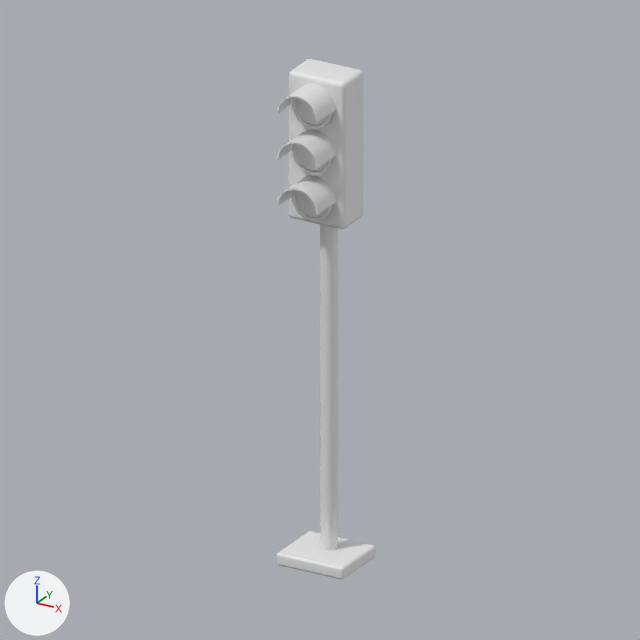
The Blender file Modelos_Blender/Semaforo_via.blend: old version first, new version second.
One viewpoint serves both versions: the file's camera 'Vista_previa'. Lighting does not change. The marker at lower left points along +X, +Y and +Z. The picture after the commit comes second.

The older version as bpy lines, for what is in view:
```python
ob_aro_lente = bpy.data.objects.new('Aro lente', me_torus)
ob_aro_lente.location = (0.0, -0.15, 2.09)
ob_aro_lente.rotation_euler = (1.571, 0.0, 0.0)  # degrees (90, 0, 0)
ob_aro_lente_001 = bpy.data.objects.new('Aro lente.001', me_torus_001)
ob_aro_lente_001.location = (0.0, -0.15, 2.35)
ob_aro_lente_001.rotation_euler = (1.571, 0.0, 0.0)  # degrees (90, 0, 0)
ob_lente = bpy.data.objects.new('Lente', me_cylinder_003)
ob_lente.location = (0.0, -0.13, 2.09)
ob_lente.rotation_euler = (1.571, 0.0, 0.0)  # degrees (90, 0, 0)
ob_lente_001 = bpy.data.objects.new('Lente.001', me_cylinder_004)
ob_lente_001.location = (0.0, -0.13, 2.35)
ob_lente_001.rotation_euler = (1.571, 0.0, 0.0)  # degrees (90, 0, 0)
ob_mastil = bpy.data.objects.new('Mastil', me_cylinder_002)
ob_mastil.location = (0.0, 0.03, 1.1)
ob_placa_base = bpy.data.objects.new('Placa base', me_cube_087)
ob_placa_base.location = (0.0, 0.0, 0.035)
ob_visera_semicircular = bpy.data.objects.new('Visera semicircular', me_visera_semicircular)
ob_visera_semicircular.location = (0.0, 0.0, 0.0)
ob_visera_semicircular_001 = bpy.data.objects.new('Visera semicircular.001', me_visera_semicircular_001)
ob_visera_semicircular_001.location = (0.0, 0.0, 0.0)
ob_visera_semicircular_002 = bpy.data.objects.new('Visera semicircular.002', me_visera_semicircular_002)
ob_visera_semicircular_002.location = (0.0, 0.0, 0.0)
# also in view: 'Caja de senal' at (0.0, 0.0, 2.35)
```
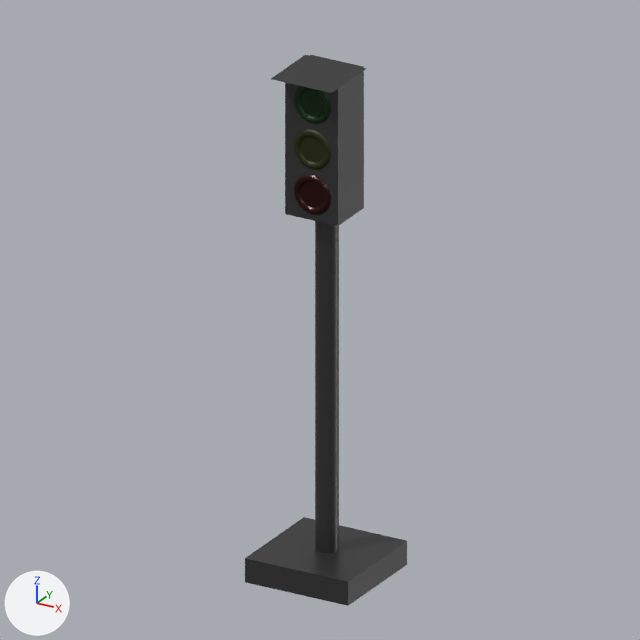
Where the newer file only moved an object's origin or applied its transform, the numbers keep the older frame.

Edits to the bpy script that builds the scene:
```text
Change me_cube_088:
    remove me_cube_088.from_pydata(...)  # 8 vertices, 6 faces; spans x -0.17..0.17, y -0.11..0.11, z -0.415..0.415
    add me_cube_088.from_pydata(...)  # 8 vertices, 6 faces; spans x -0.173..0.14, y -0.121..0.148, z -0.387..0.409
    me_cube_088 part 1: the whole mesh is scaled about its middle by (0.923, 1.22, 0.959), then moved by (-0.017, 0.013, 0.011)
    add me_cube_088.materials.append(mat_cuerpo_semaforo)  # dark grey #484848
Add me_plane:
    me_plane.from_pydata([(-1.0, -1.0, 0.0), (1.0, -1.0, 0.0), (-1.0, 1.0, 0.0), (1.0, 1.0, 0.0)], [], [(0, 1, 3, 2)])
    me_plane.materials.append(mat_cuerpo_semaforo)  # dark grey #484848
Remove ob_placa_base:
    ob_placa_base = bpy.data.objects.new('Placa base', me_cube_087)
Remove ob_mastil:
    ob_mastil = bpy.data.objects.new('Mastil', me_cylinder_002)
Change ob_caja_de_senal:
    remove _m = ob_caja_de_senal.modifiers.new('Bordes suavizados', 'BEVEL')
    remove _m.width = 0.025
    remove _m.width_pct = 0.025
    remove _m.segments = 3
    remove _m = ob_caja_de_senal.modifiers.new('Normales ponderadas', 'WEIGHTED_NORMAL')
Remove ob_lente:
    ob_lente = bpy.data.objects.new('Lente', me_cylinder_003)
Remove ob_aro_lente:
    ob_aro_lente = bpy.data.objects.new('Aro lente', me_torus)
Remove ob_visera_semicircular:
    ob_visera_semicircular = bpy.data.objects.new('Visera semicircular', me_visera_semicircular)
Remove ob_lente_001:
    ob_lente_001 = bpy.data.objects.new('Lente.001', me_cylinder_004)
Remove ob_aro_lente_001:
    ob_aro_lente_001 = bpy.data.objects.new('Aro lente.001', me_torus_001)
Remove ob_visera_semicircular_001:
    ob_visera_semicircular_001 = bpy.data.objects.new('Visera semicircular.001', me_visera_semicircular_001)
Remove ob_lente_002:
    ob_lente_002 = bpy.data.objects.new('Lente.002', me_cylinder_005)
Remove ob_aro_lente_002:
    ob_aro_lente_002 = bpy.data.objects.new('Aro lente.002', me_torus_002)
Remove ob_visera_semicircular_002:
    ob_visera_semicircular_002 = bpy.data.objects.new('Visera semicircular.002', me_visera_semicircular_002)
Add ob_plane:
    ob_plane = bpy.data.objects.new('Plane', me_plane)
    ob_plane.location = (-0.015, -0.052, 2.76)
    ob_plane.scale = (0.183, 0.183, 0.183)
Add ob_cube_002:
    ob_cube_002 = bpy.data.objects.new('Cube.002', me_cube_002)  # a box spanning x -1.0..1.0, y -1.0..1.0, z -1.0..1.0; in mat_cuerpo_semaforo (dark grey #484848)
    ob_cube_002.location = (0.0, 0.0, 0.0)
    ob_cube_002.scale = (0.307, 0.307, 0.0677)
Add ob_torus_002:
    ob_torus_002 = bpy.data.objects.new('Torus.002', me_torus_005)  # 576 vertices, 577 faces; spans x -1.25..1.25, y -1.25..1.25, z -0.25..0.25; in mat_material_003 (dark red #2f0001)
    ob_torus_002.location = (-0.011, -0.11, 2.107)
    ob_torus_002.rotation_euler = (1.571, 0.0, 0.0)  # degrees (90, 0, 0)
    ob_torus_002.scale = (-0.0907, -0.0907, -0.0907)
Add ob_torus_001:
    ob_torus_001 = bpy.data.objects.new('Torus.001', me_torus_004)  # 576 vertices, 577 faces; spans x -1.25..1.25, y -1.25..1.25, z -0.25..0.25; in mat_material_002 (dark yellow #282c04)
    ob_torus_001.location = (-0.011, -0.11, 2.362)
    ob_torus_001.rotation_euler = (1.571, 0.0, 0.0)  # degrees (90, 0, 0)
    ob_torus_001.scale = (-0.0907, -0.0907, -0.0907)
Add ob_torus_003:
    ob_torus_003 = bpy.data.objects.new('Torus.003', me_torus_003)  # 576 vertices, 577 faces; spans x -1.25..1.25, y -1.25..1.25, z -0.25..0.25; in mat_material_001 (dark green #022d01)
    ob_torus_003.location = (-0.011, -0.11, 2.62)
    ob_torus_003.rotation_euler = (1.571, 0.0, 0.0)  # degrees (90, 0, 0)
    ob_torus_003.scale = (-0.0907, -0.0907, -0.0907)
Add ob_cylinder:
    ob_cylinder = bpy.data.objects.new('Cylinder', me_cylinder)  # a 32-sided cylinder along z spanning x -1.0..1.0, y -1.0..1.0, z -1.0..1.0; in mat_cuerpo_semaforo (dark grey #484848)
    ob_cylinder.location = (-0.002, 0.015, 1.029)
    ob_cylinder.scale = (0.0612, 0.0612, -0.976)
```

Changed parts and their boxes [x1, y1, x2, y2] in the pictures (640 x 640 px):
'Caja de senal', recoloured, mesh rescaled, modifiers changed (7% wider): before [289, 59, 363, 229]; after [285, 55, 364, 226]
'Cube.002', added: after [245, 517, 407, 606]
'Cylinder', added: after [315, 221, 339, 553]
'Mastil', deleted: before [320, 224, 338, 551]
'Placa base', deleted: before [277, 531, 375, 579]
'Plane', added: after [271, 55, 366, 93]
'Torus.001', added (dark yellow): after [294, 129, 331, 170]
'Torus.002', added (dark red): after [294, 175, 331, 215]
'Torus.003', added (dark green): after [294, 86, 331, 124]
'Visera semicircular', deleted: before [277, 176, 336, 215]
'Visera semicircular.001', deleted: before [277, 129, 336, 168]
'Visera semicircular.002', deleted: before [277, 83, 336, 122]
'Lente', deleted: before [295, 190, 332, 218]
'Lente.001', deleted: before [295, 144, 327, 172]
'Lente.002', deleted: before [295, 98, 328, 126]
'Aro lente.002', deleted: before [292, 97, 331, 129]
'Aro lente.001', deleted: before [292, 144, 331, 175]
'Aro lente', deleted: before [292, 190, 331, 221]
